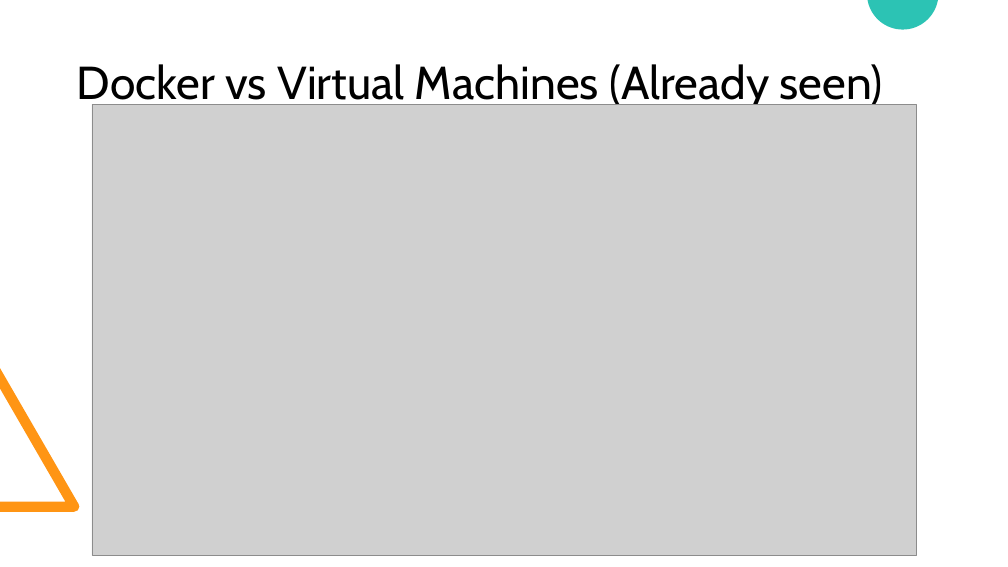
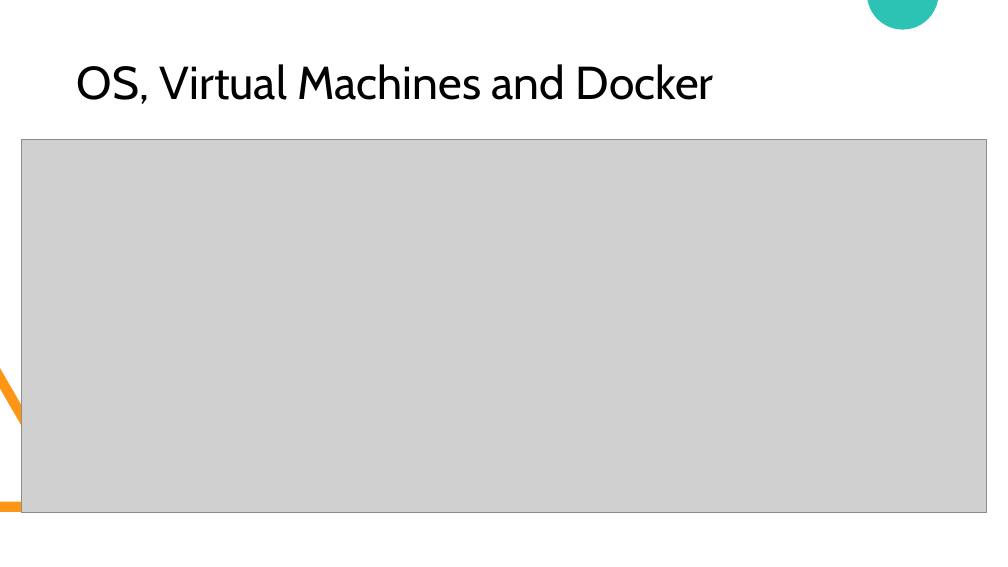
Before and after one commit to nembrinj/protofablab, a slide deck: slide 5 of presentations/Docker Containers.pptx (slide 4 before the commit). Drawn at 1008x567 pixels with LibreOffice and Linux fonts; fonts in the diff are those of the drawing; grey boxes stand for pictures. Boxes give left, top, right and bottom in pixels: in the first picture for what was removed or moved away, otherwise in the second. Text is boxed around its words. In the diff, an @@ line names an element or a change of style, - is before the commit and + after.

```diff
--- a/presentations/Docker Containers.pptx
+++ b/presentations/Docker Containers.pptx
@@ title at box(77, 64, 714, 104): text changed @@
-Docker vs Virtual Machines (Already seen)
+OS, Virtual Machines and Docker
@@ picture: place and size @@
-picture at box(92, 104, 917, 556)
+picture at box(22, 140, 987, 513)
```
Also in this commit, not shown: 5 slides added, 1 slide removed.
